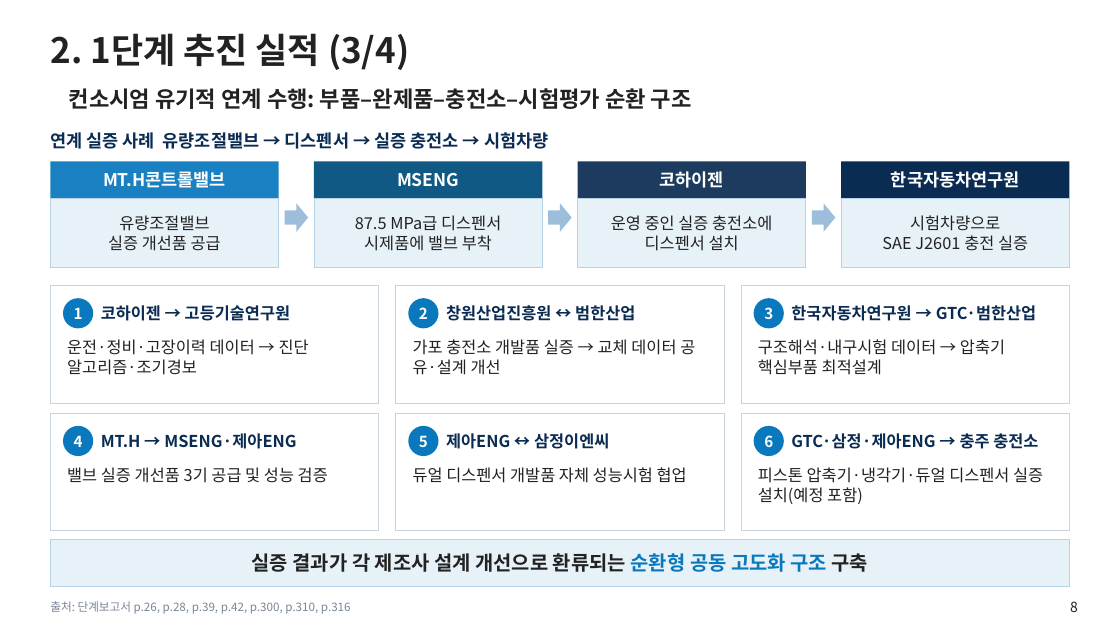
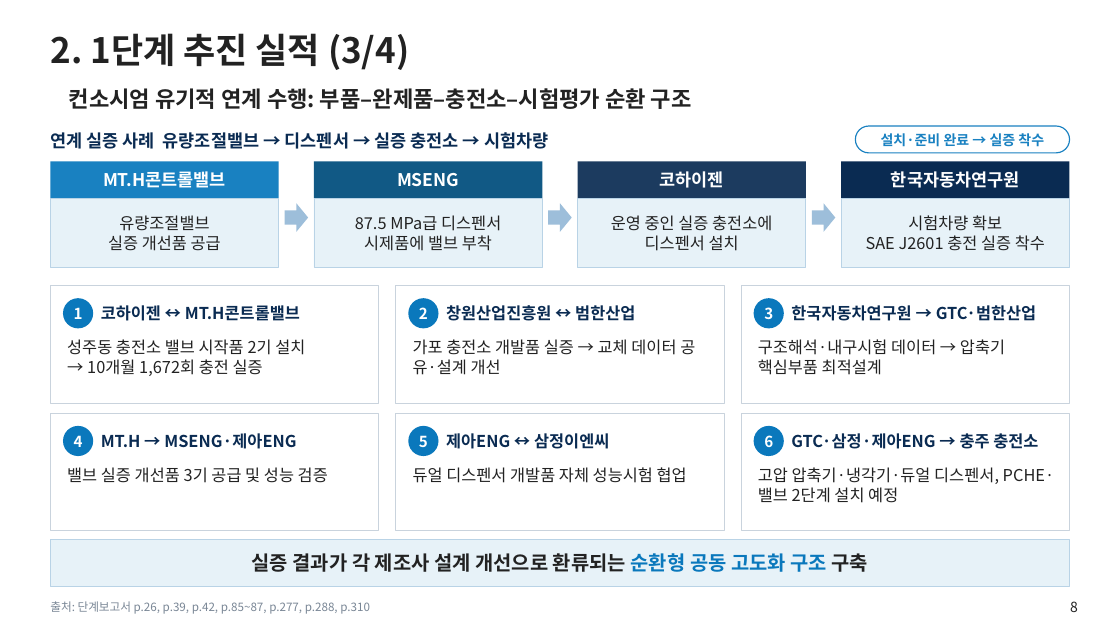
Before and after one commit to jungdw180-debug/h2, a slide deck: slide 8 of slides/1단계_단계평가_본평가판.pptx. Drawn at 1120x630 pixels with LibreOffice and Linux fonts; fonts in the diff are those of the drawing; background and template pictures are left out. Boxes give left, top, right and bottom in pixels: in the first picture for what was removed or moved away, otherwise in the second. Text is boxed around its words. In the diff, an @@ line names an element or a change of style, - is before the commit and + after.

```diff
--- a/slides/1단계_단계평가_본평가판.pptx
+++ b/slides/1단계_단계평가_본평가판.pptx
@@ rounded rectangle added at [855,126,1070,153], fill #FFFFFF, outline #1981C1 1 pt, 12 pt, text #1981C1, bold @@
+설치·준비 완료 → 실증 착수
@@ text in rectangle at [866,215,1045,251]: text changed @@
-시험차량으로
-SAE J2601 충전 실증
+시험차량 확보
+SAE J2601 충전 실증 착수
@@ text at [101,305,300,321]: text changed @@
-코하이젠 → 고등기술연구원
+코하이젠 ↔ MT.H콘트롤밸브
@@ text at [67,339,305,376]: text changed @@
-운전·정비·고장이력 데이터 → 진단 알고리즘·조기경보
+성주동 충전소 밸브 시작품 2기 설치
+→ 10개월 1,672회 충전 실증
@@ text at [758,467,1055,503]: text changed @@
-피스톤 압축기·냉각기·듀얼 디스펜서 실증 설치(예정 포함)
+고압 압축기·냉각기·듀얼 디스펜서, PCHE·밸브 2단계 설치 예정
@@ text at [50,601,370,614]: text changed @@
-출처: 단계보고서 p.26, p.28, p.39, p.42, p.300, p.310, p.316
+출처: 단계보고서 p.26, p.39, p.42, p.85~87, p.277, p.288, p.310
```
Also in this commit, not shown: 12 other slides changed, 1 slide added, 9 other files.
